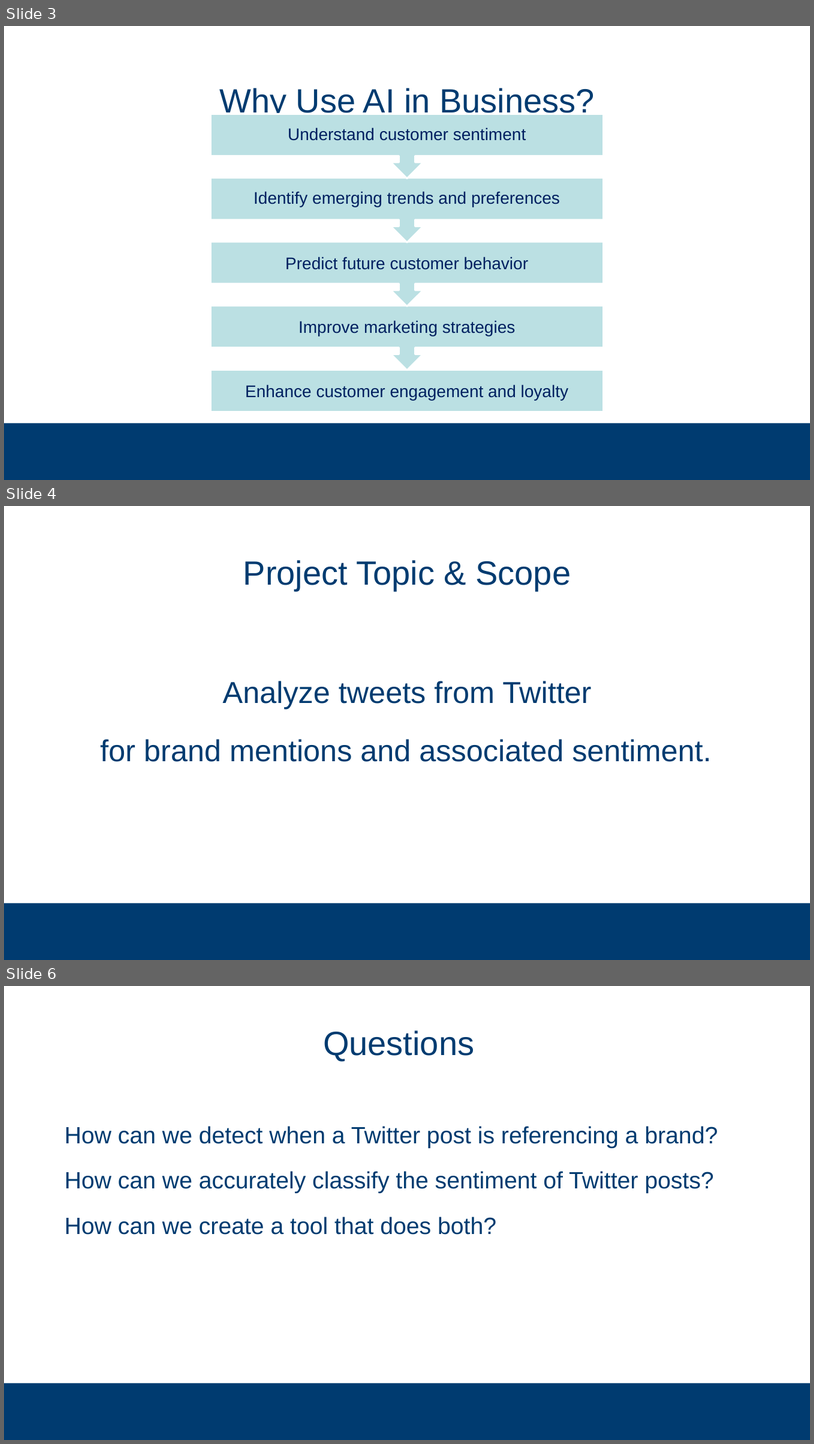
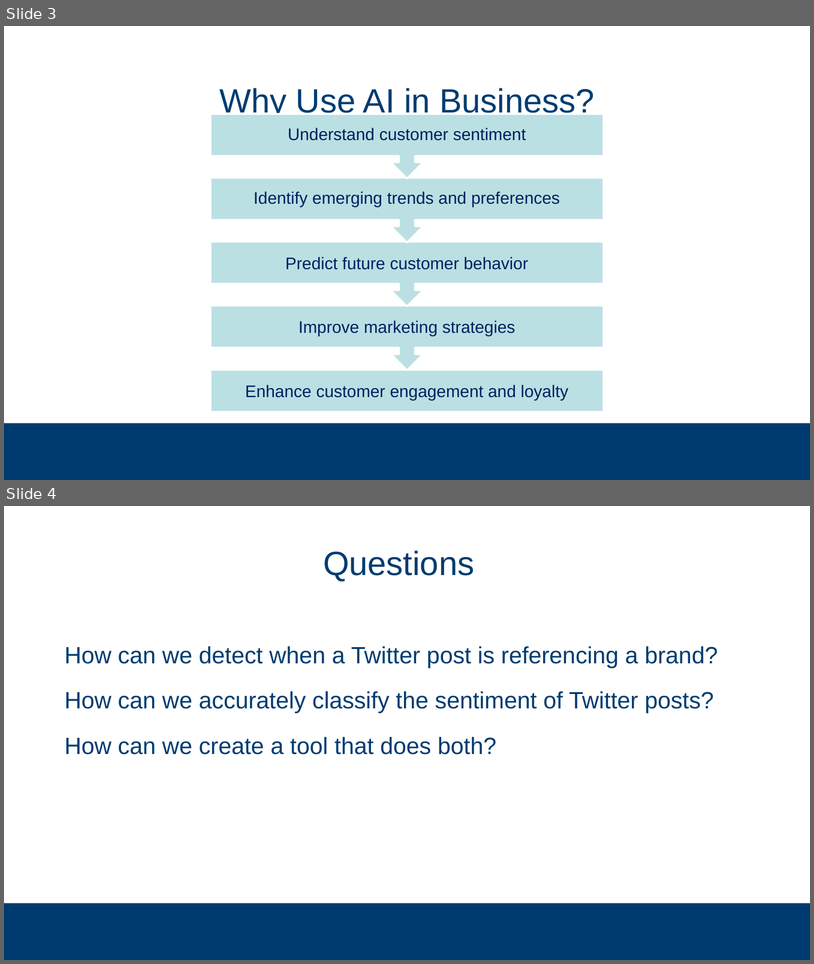
Before and after one commit to subsystem3/project, a slide deck: Final-Project-Team-2.pptx. Shown one above the other, each under a label of ours: slides 3, 4 and 6 before the commit, slides 3 and 4 after it; the slides between them are not shown. The pictures are 814x1444 and 814x964 pixels, drawn with LibreOffice and Linux fonts; fonts in the diff are those of the drawing; background and template pictures are left out. Boxes give left, top, right and bottom in pixels: in the first picture for what was removed or moved away, otherwise in the second. Text is boxed around its words. In the diff, an @@ line names an element or a change of style, - is before the commit and + after.

```diff
--- a/Final-Project-Team-2.pptx
+++ b/Final-Project-Team-2.pptx
@@ slide 4 removed at bbox=[4, 506, 810, 960], background #FFFFFF; not listed: 1 template element that a slide beside it also shows @@
@@ title removed at bbox=[243, 560, 571, 590] @@
-Project Topic & Scope
@@ text removed at bbox=[100, 681, 711, 762] @@
-  Analyze tweets from Twitter
-  for brand mentions and associated sentiment.
@@ what was slide 6 is now slide 4 @@
```
Also in this commit, not shown: 4 slides changed.
